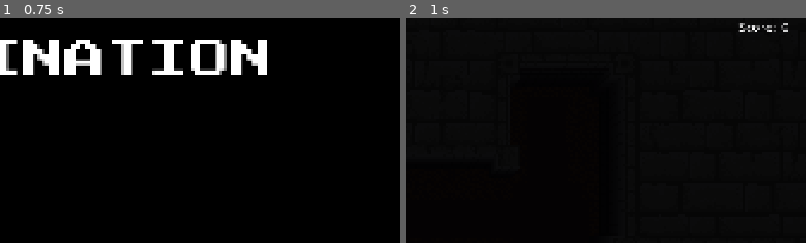
Above: before the commit, frames 1-2 (left to right).
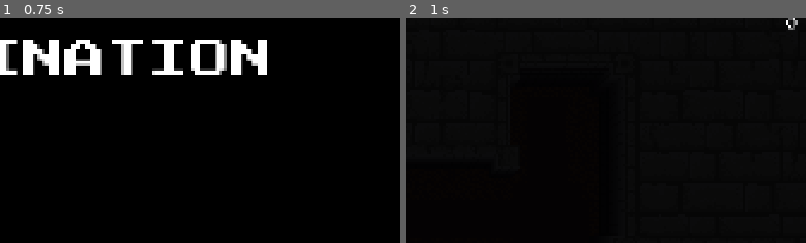
Above: after the commit, the same moments.

Repository: alemaki/SGJ_2026
Game: Godot game, scene res://addons/dho_arcade_addon/scenes/dho_main.tscn
Same seed, same stepped clock (60 frames per second), same inputs: the game is played once before the commit and once after it.
Inputs (mouse positions are % of the whole screen's width and height, from its top left):
- Up to frame 1 (0.75 s): tap A at 0.5 s; move the mouse to (72, 45) at 0.52 s; hold Right (ui_right) from 0.53 s (still down); click (72, 45) at 0.67 s
- Up to frame 2 (1 s): keep holding Right (ui_right); tap Enter (ui_accept) at 0.77 s
The pictures show only the part of the screen within x 47-97%, y 0-50%; the shares and areas given below are measured in that part.

Frame 1 is identical in both runs. In frame 2, 0.3% of the frame differs, in the area x 83-98%, y 0-7%.

Commit message:
Changed the score counter font and style

Diff:
--- a/src/scenes/score.tscn
+++ b/src/scenes/score.tscn
@@ -1,8 +1,10 @@
 [gd_scene format=3 uid="uid://cxsebvuijxy7g"]
 
 [ext_resource type="Script" uid="uid://dqpw2h5t8isbo" path="res://src/scripts/ui/score_tracker.gd" id="1_6m6mr"]
+[ext_resource type="FontFile" uid="uid://dpyjihv03bxd0" path="res://addons/dho_arcade_addon/fonts/Press_Start_2P/PressStart2P-Regular.ttf" id="2_xhlbo"]
 
 [sub_resource type="LabelSettings" id="LabelSettings_xhlbo"]
+font = ExtResource("2_xhlbo")
 font_size = 30
 
 [sub_resource type="LabelSettings" id="LabelSettings_6m6mr"]
@@ -23,10 +25,10 @@
 offset_bottom = 42.0
 text = "0"
 label_settings = SubResource("LabelSettings_xhlbo")
+horizontal_alignment = 2
 
 [node name="Name" type="Label" parent="." unique_id=968122964]
 layout_mode = 0
 offset_right = 96.0
 offset_bottom = 42.0
-text = "Score: "
 label_settings = SubResource("LabelSettings_6m6mr")
